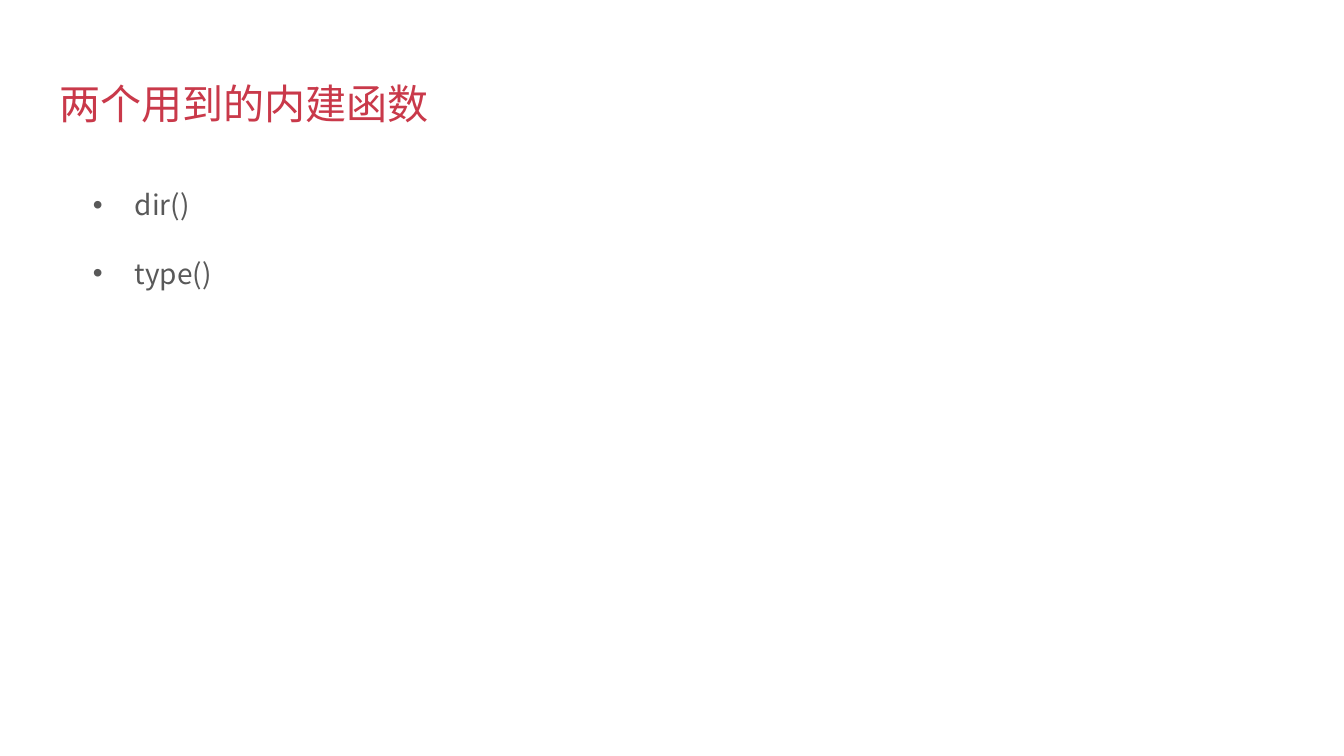
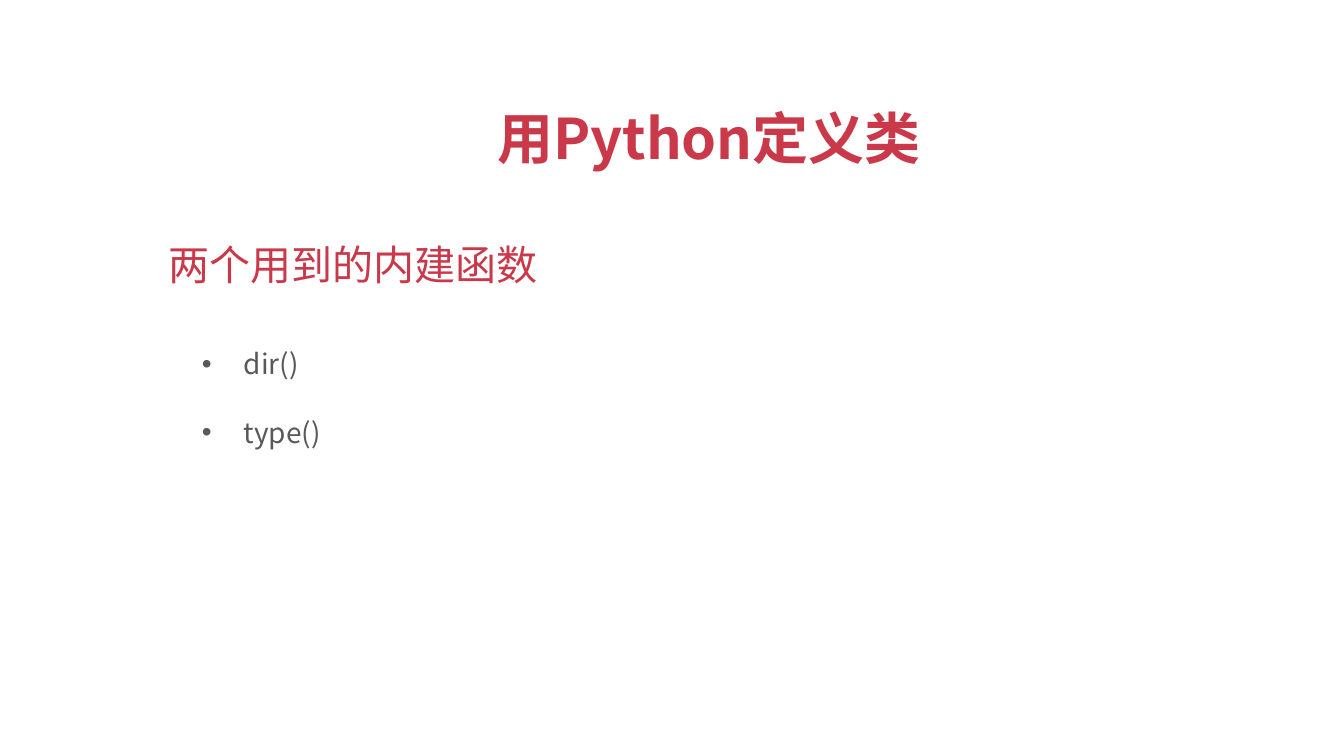
Before and after one commit to albert-feng/Python_OOP, a slide deck: slide 6 of ppt/3.1-用Python新建类.pptx. Drawn at 1344x756 pixels with LibreOffice and Linux fonts; fonts in the diff are those of the drawing. Boxes give left, top, right and bottom in pixels: in the first picture for what was removed or moved away, otherwise in the second. Text is boxed around its words. In the diff, an @@ line names an element or a change of style, - is before the commit and + after.

```diff
--- a/ppt/3.1-用Python新建类.pptx
+++ b/ppt/3.1-用Python新建类.pptx
@@ text added at [497, 111, 921, 172], 30 pt, text #C9394A, bold @@
+用Python定义类
@@ title "两个用到的内建函数": place and size @@
-title "两个用到的内建函数" at [59, 84, 428, 123]
+title "两个用到的内建函数" at [168, 245, 537, 284]
@@ text "dir()": place and size @@
-text "dir()" at [135, 192, 212, 291]
+text "dir()" at [244, 351, 321, 450]
```
Also in this commit, not shown: 4 other slides changed, 4 other files.
